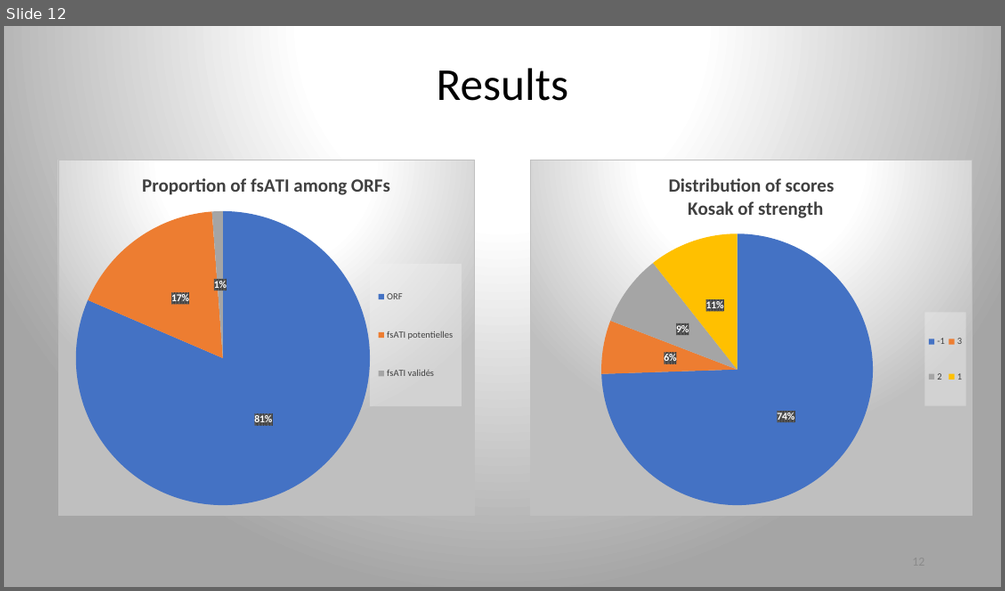
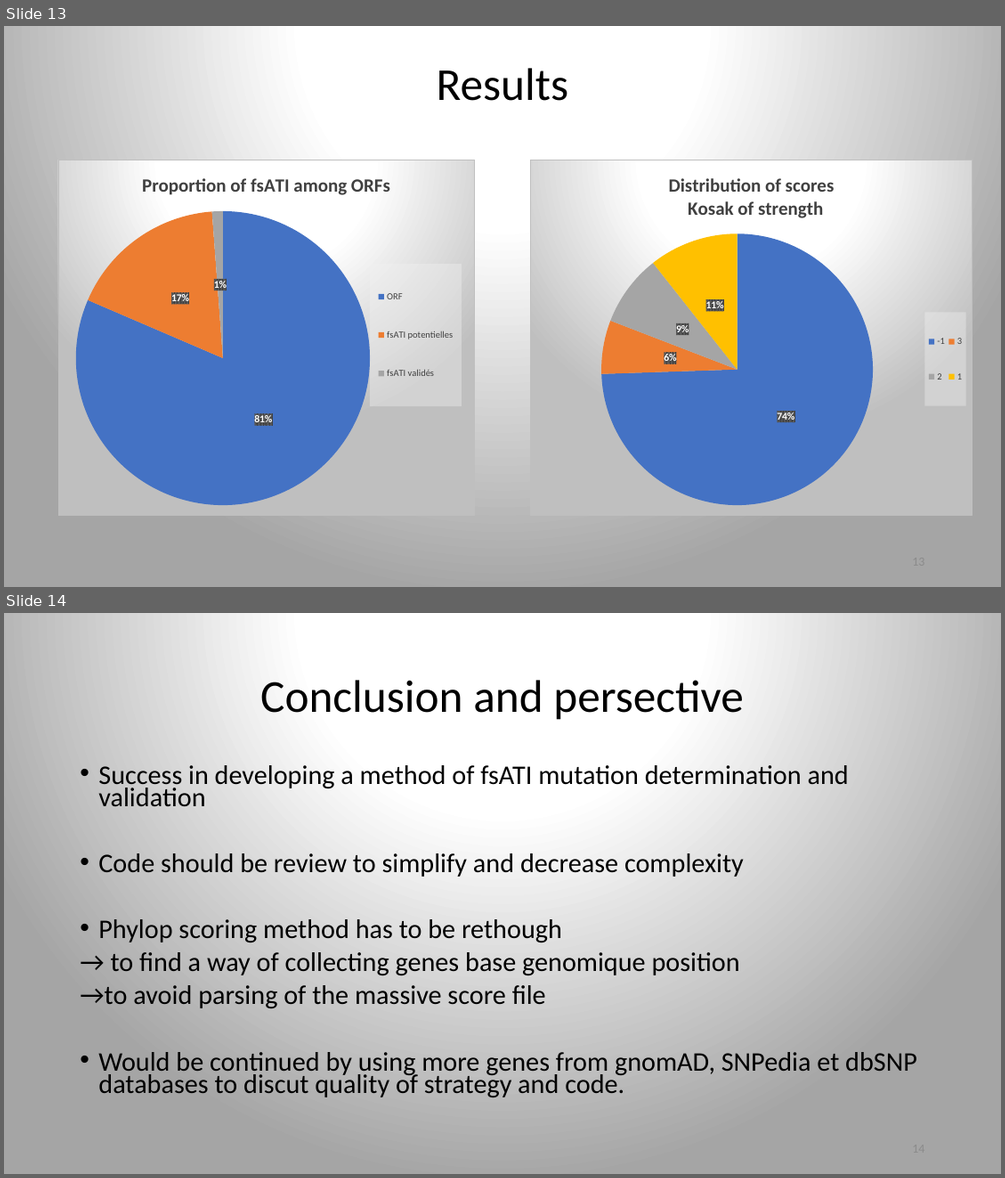
Before and after one commit to ArnaudDroitLab/ProjetLong_201911, a slide deck: Presentation_PL_JGorse.pptx. Shown one above the other, each under a label of ours: slide 12 before the commit, slides 13 and 14 after it. The pictures are 1005x591 and 1005x1178 pixels, drawn with LibreOffice and Linux fonts; fonts in the diff are those of the drawing. Boxes give left, top, right and bottom in pixels: in the first picture for what was removed or moved away, otherwise in the second. Text is boxed around its words. In the diff, an @@ line names an element or a change of style, - is before the commit and + after.

```diff
--- a/Presentation_PL_JGorse.pptx
+++ b/Presentation_PL_JGorse.pptx
@@ slide 14 added at [4,613,1001,1174], background gradient #FFFFFF to #A5A5A5 @@
@@ title added at [260,680,744,720], 44 pt, text #000000 @@
+Conclusion and persective
@@ text added at [80,765,917,1097], 25.9 pt, text #000000 @@
+• Success in developing a method of fsATI mutation determination and validation
+• Code should be review to simplify and decrease complexity
+• Phylop scoring method has to be rethough
+→ to find a way of collecting genes base genomique position
+→to avoid parsing of the massive score file
+• Would be continued by using more genes from gnomAD, SNPedia et dbSNP databases to discut quality of strategy and code.
@@ what was slide 12 is now slide 13 @@
```
Also in this commit, not shown: 8 slides changed, 3 other slides added, 3 slides removed.
